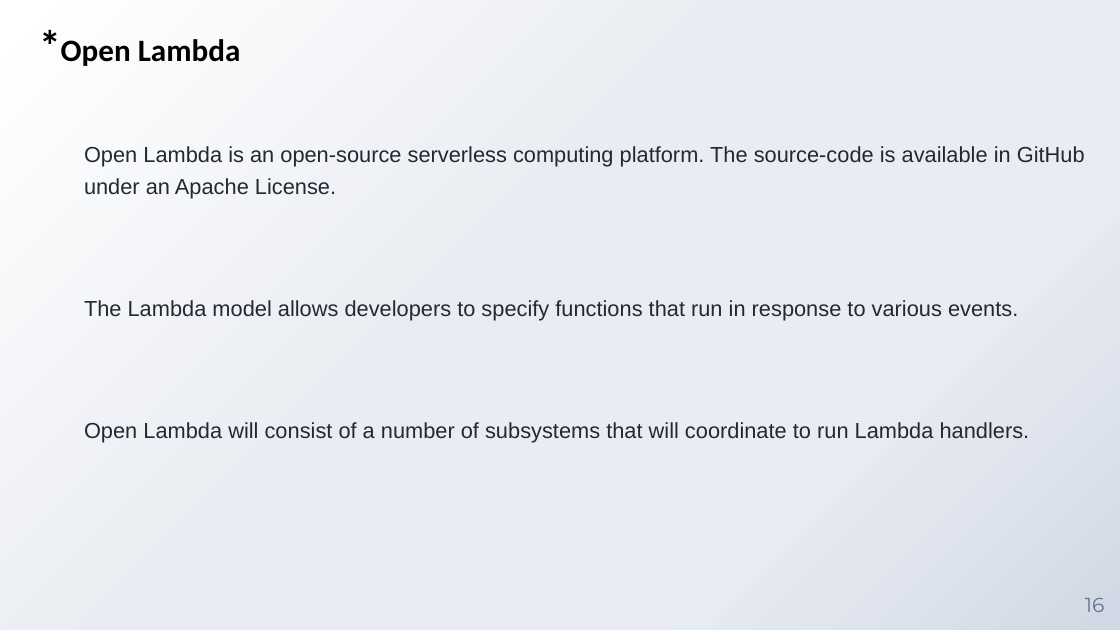
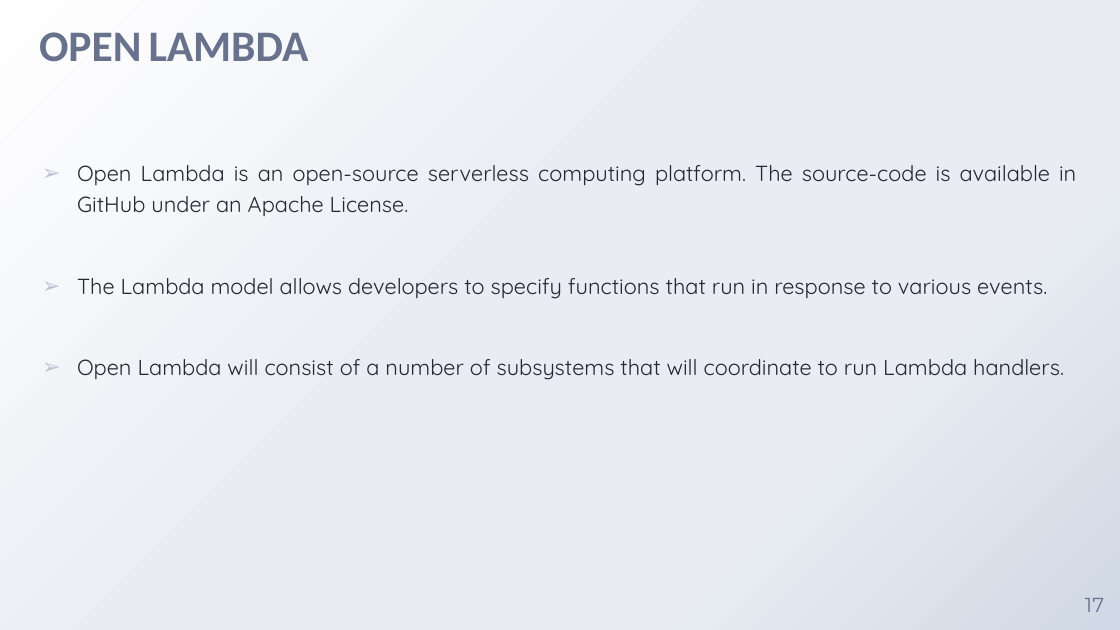
Before and after one commit to chintanBhimani07/unknown, a slide deck: slide 17 of Reports/Seminar-ppt.pptx (slide 16 before the commit). Drawn at 1120x630 pixels with LibreOffice and Linux fonts; fonts in the diff are those of the drawing; background and template pictures are left out. Boxes give left, top, right and bottom in pixels: in the first picture for what was removed or moved away, otherwise in the second. Text is boxed around its words. In the diff, an @@ line names an element or a change of style, - is before the commit and + after.

```diff
--- a/Reports/Seminar-ppt.pptx
+++ b/Reports/Seminar-ppt.pptx
@@ text at [39, 32, 309, 62]: text changed; size 20 to 28 pt; text colour #000000 to #68728D @@
-*Open Lambda
+OPEN LAMBDA
@@ subtitle "Open Lambda is an open-source ...": place and size @@
-subtitle "Open Lambda is an open-source ..." at [84, 146, 1085, 443]
+subtitle "Open Lambda is an open-source ..." at [77, 165, 1076, 380]
@@ subtitle "Open Lambda is an open-source ..." at [77, 165, 1076, 380]: font Arial to Quicksand; alignment left to justified; bullet none to ➢ @@
@@ page number at [1085, 598, 1104, 612]: text changed @@
-16
+17
```
Also in this commit, not shown: 17 other slides changed, 1 slide added, 31 other files.
